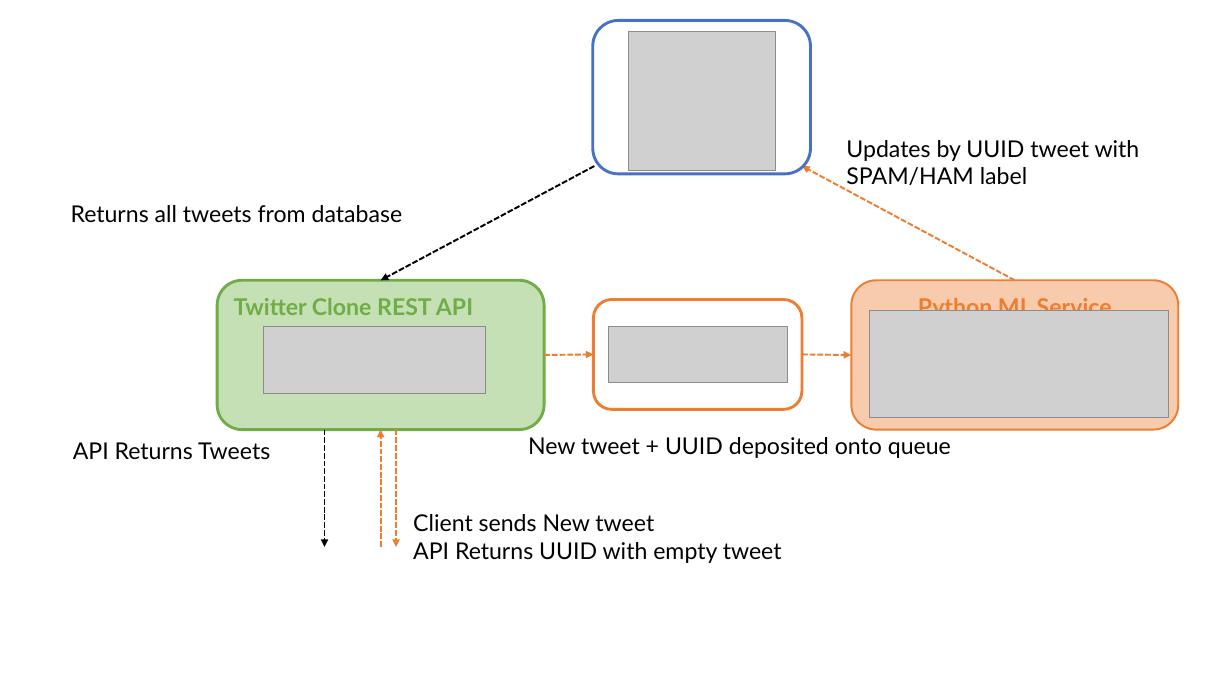
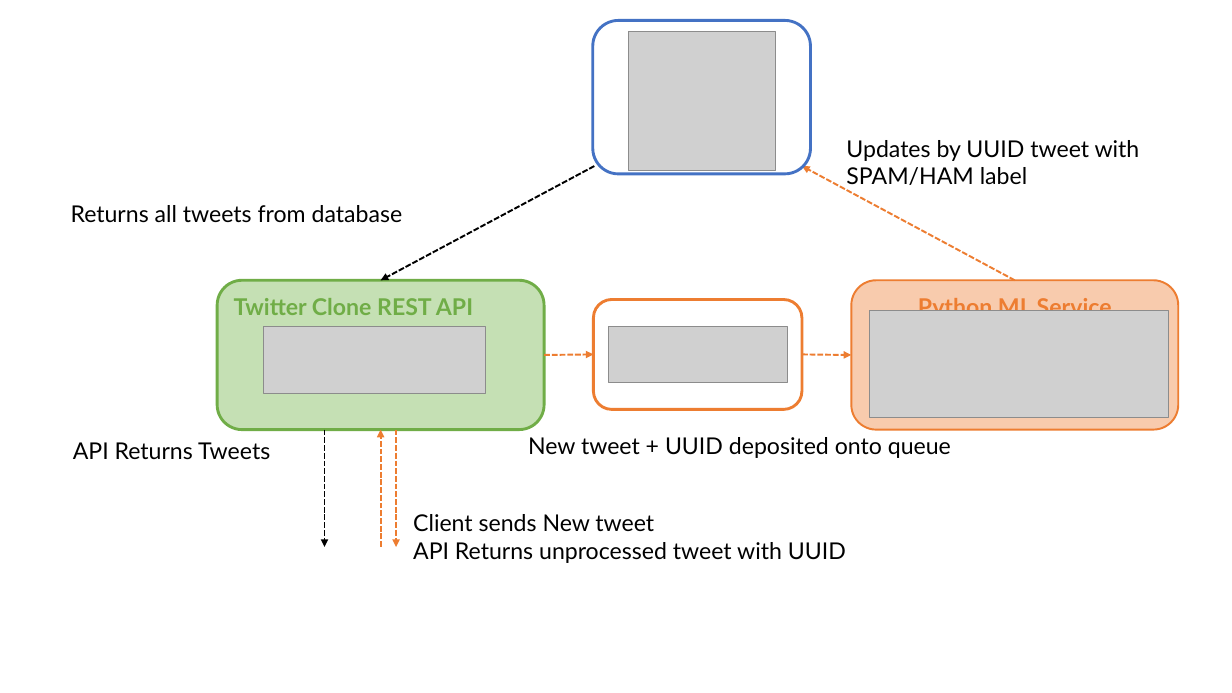
Before and after one commit to andbluedev/Twitter-Clone-ML-Moderator, a slide deck: slide 1 of docs/figures.pptx. Drawn at 1232x693 pixels with LibreOffice and Linux fonts; fonts in the diff are those of the drawing; grey boxes stand for pictures. Boxes give left, top, right and bottom in pixels: in the first picture for what was removed or moved away, otherwise in the second. Text is boxed around its words. In the diff, an @@ line names an element or a change of style, - is before the commit and + after.

```diff
--- a/docs/figures.pptx
+++ b/docs/figures.pptx
@@ text at bbox=[413, 542, 846, 563]: text changed @@
-API Returns UUID with empty tweet
+API Returns unprocessed tweet with UUID
```
Also in this commit, not shown: 1 other slide changed, 3 other files.
